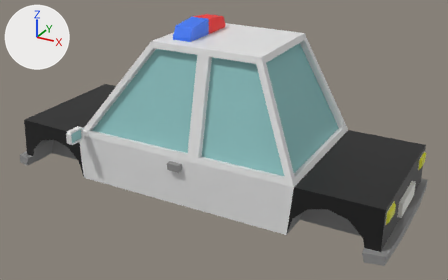
The FBX model Assets/Models/Vehicles/carPolice.fbx, before and after one commit.
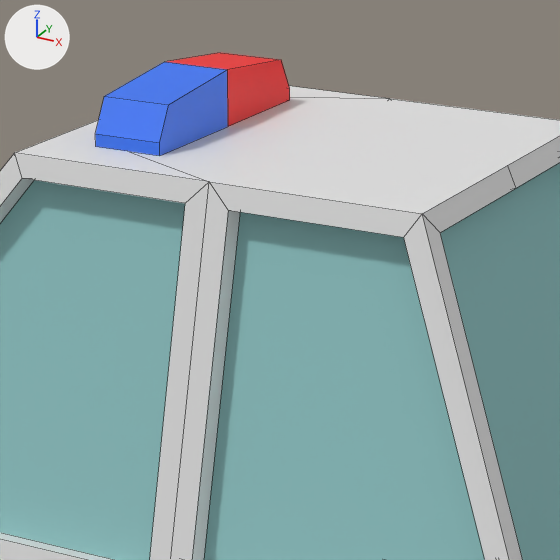
There are two pictures of each version: one whole from a 50 mm lens placed at (4.89, -8.56, 4.71), pointed at (0.27, -0.15, 0.5), one close up on the part from 33% to 67% of the width and 0% to 54% of the height. Every picture has the same lights, and +X, +Y and +Z are marked at upper left. The first two pictures are the older version. The close-ups show mesh edges as thin lines. Where no turn or scale is listed for an object, it has been applied to the vertices.

Names of what the first close-up shows: 'carPolice'.
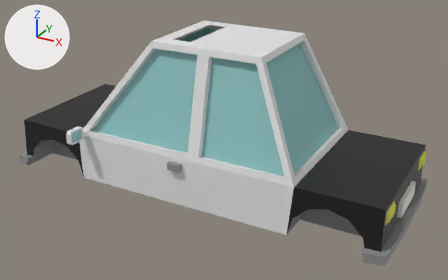
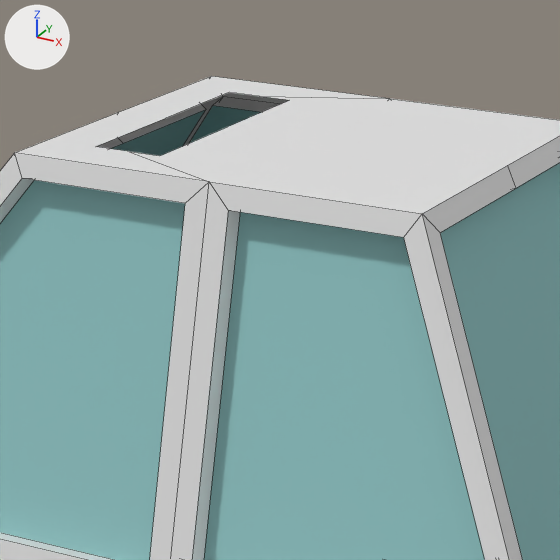
Pixel boxes [x1, y1, x2, y2] of what changed, in the close-ups (560 x 560 px):
'carPolice', reshaped
    before: [0, 53, 560, 560]
    after: [0, 76, 560, 560]
part 1 of me_cube_066, deleted
    before: [95, 53, 290, 156]

The change, as a diff of the scene's bpy script:
```diff
--- a/Assets/Models/Vehicles/carPolice.fbx.py
+++ b/Assets/Models/Vehicles/carPolice.fbx.py
@@ me_cube_066 @@
 # used by ob_carpolice; location = (0.0, 0.0, 1.0)
-me_cube_066.from_pydata(...)  # 432 vertices, 330 faces; spans x -3.43..3.43, y -1.6..1.6, z -1.28..1.49
+me_cube_066.from_pydata(...)  # 422 vertices, 320 faces; spans x -3.43..3.43, y -1.6..1.6, z -1.28..1.24
+# me_cube_066 part 1
+# 10 vertices are removed from x -0.42..-0.1, y -0.56..0.56, z 1.29..1.49
+# 10 faces are deleted
 me_cube_066.materials.append(mat_main_material)
```
